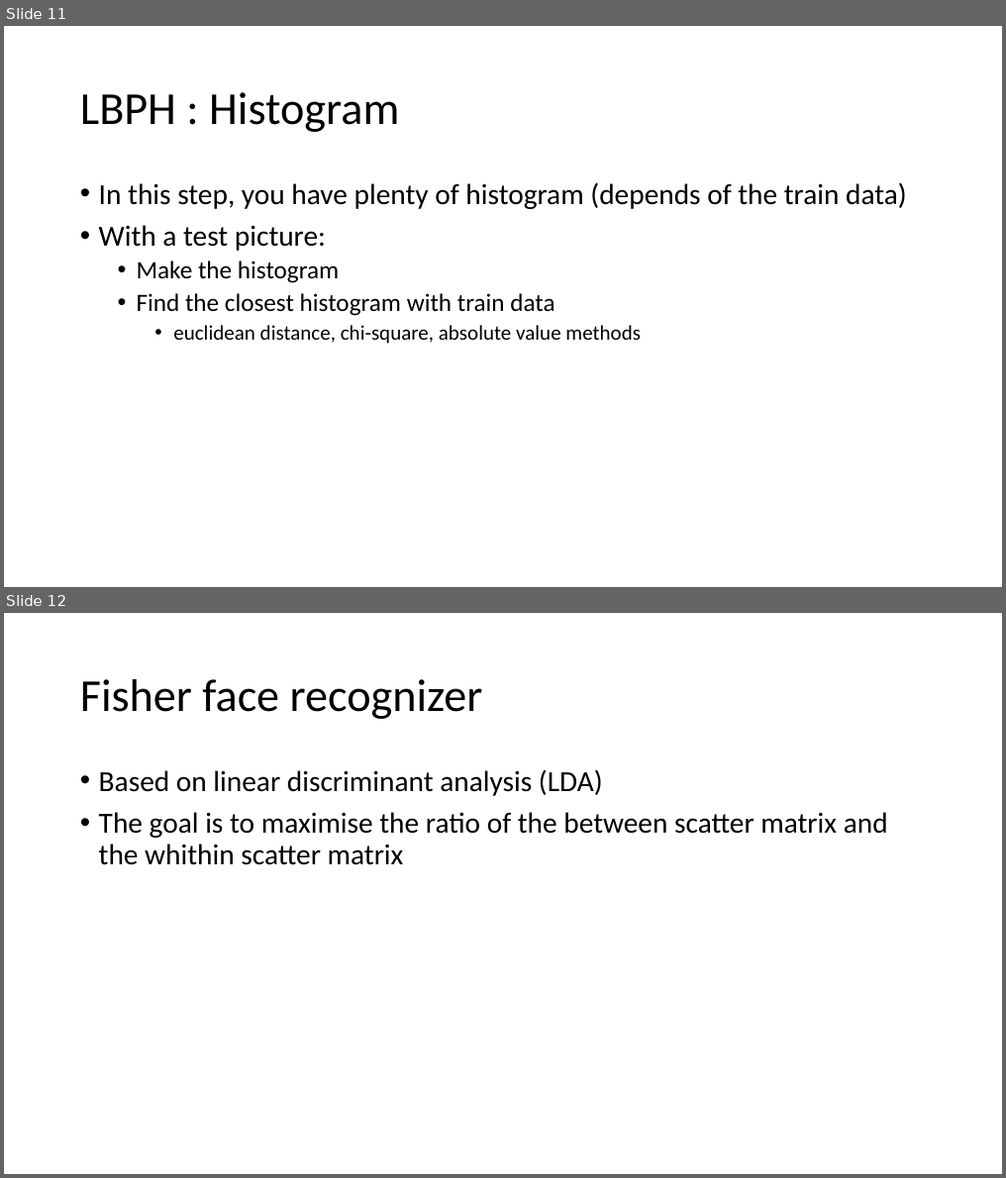
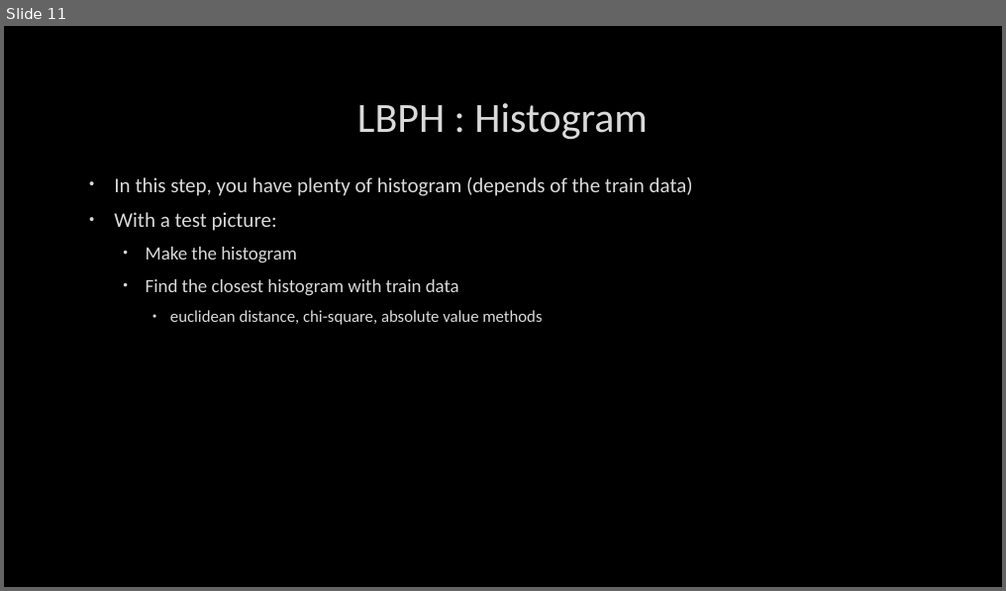
Before and after one commit to ElliotGerard123/FaceRecognition, a slide deck: First approach.pptx. Shown one above the other, each under a label of ours: slides 11 and 12 before the commit, slide 11 after it. The pictures are 1006x1178 and 1006x591 pixels, drawn with LibreOffice and Linux fonts; fonts in the diff are those of the drawing; background and template pictures are left out. Boxes give left, top, right and bottom in pixels: in the first picture for what was removed or moved away, otherwise in the second. Text is boxed around its words. In the diff, an @@ line names an element or a change of style, - is before the commit and + after.

Commit message:
Add files via upload
Modified a bit the ppt same contenct except Fisher

```diff
--- a/First approach.pptx
+++ b/First approach.pptx
@@ slide 12 removed at <box>4,613,1002,1174</box>, background #FFFFFF @@
@@ title removed at <box>80,679,483,719</box> @@
-Fisher face recognizer
@@ text removed at <box>99,769,888,865</box> @@
-• Based on linear discriminant analysis (LDA)
-• The goal is to maximise the ratio of the between scatter matrix and the whithin scatter matrix
@@ slide 11 changed as well @@
@@ background #FFFFFF to picture (left out) @@
@@ title "LBPH : Histogram": place and size @@
-title "LBPH : Histogram" at <box>80,92,399,132</box>
+title "LBPH : Histogram" at <box>357,103,648,140</box>
@@ title "LBPH : Histogram" at <box>357,103,648,140</box>: size 44 to 40 pt, text colour #000000 to #DADADA, letter outline none to #404040 0.75 pt; alignment left to centre; line spacing 0.9 to 1 @@
@@ text "In this step, you have ...": place and size @@
-text "In this step, you have ..." at <box>99,182,907,344</box>
+text "In this step, you have ..." at <box>114,177,693,325</box>
@@ text "In this step, you have ..." at <box>114,177,693,325</box>: size 28 to 20 pt in "In this step, you have plenty of ...", "With a test picture:"; text colour #000000 to #DADADA, letter outline none to #404040 0.75 pt; size 24 to 18 pt in "Make the histogram", "Find the closest histogram with train data"; size 20 to 16 pt in "euclidean distance, chi-square, absolute value methods"; indent changed; line spacing 0.9 to 1; more space between paragraphs @@
```
Also in this commit, not shown: 11 other slides changed, 2 slides added, 1 other slide removed.
